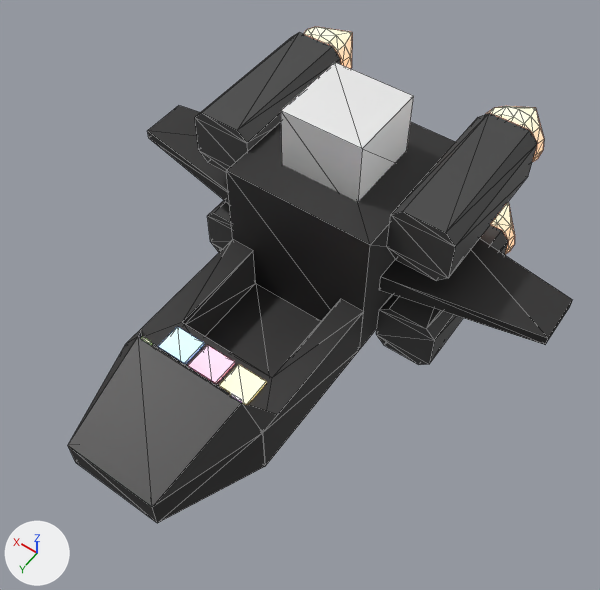
The glTF model dist/models/ship.glb, before and after one commit.
Before and after are seen from a 50 mm camera at (-1.45, 1.99, 3.36) aimed at (-0.11, 0.12, 0.41). Every picture has the same lights, and +X, +Y and +Z are marked at lower left. Mesh edges are drawn as thin lines. Where no turn or scale is listed for an object, it has been applied to the vertices.

Objects in the first picture: 'Cube.004', 'ship', 'ship-button-blue', 'ship-button-pink', 'ship-button-yellow', 'ship-engines', 'ship-glow'.
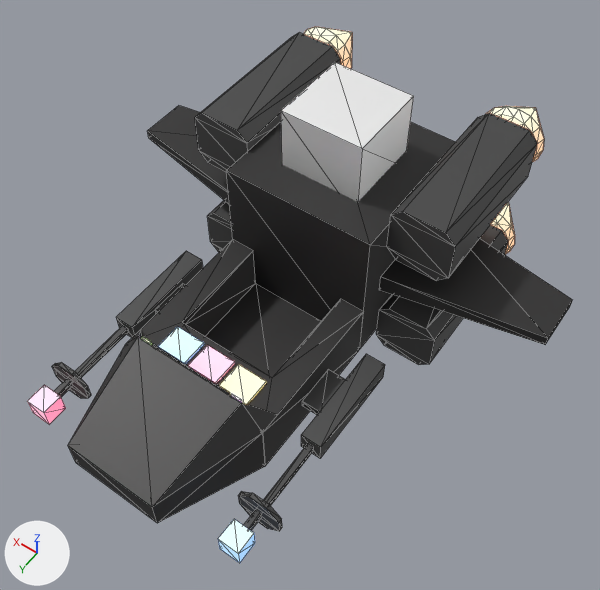
Commit message: Added laser guns

Location of each change, [x1, y1, x2, y2] in pixels of the pictures (600 x 590 px):
'ship-gun.L', added
    after: [238, 354, 385, 531]
'ship-gun.R', added
    after: [52, 251, 203, 399]
'ship-laser.L', added
    after: [218, 519, 255, 563]
'ship-laser.R', added
    after: [27, 385, 66, 424]

The change in detail:
Mesh me_cube_012 is new.
It is a box spanning x -0.05..0.05, y -0.05..0.05, z -0.05..0.05.
It uses material mat_material_008 (white #ffffff).
Mesh me_cube_002 is new.
It is a box spanning x -0.05..0.05, y -0.05..0.05, z -0.05..0.05.
It uses material mat_material_009 (white #ffffff).
Mesh me_cube_035 is new.
It consists of a box spanning x 0.0..0.1, y -0.1..0.1, z -0.02..0.02; an 8-sided cylinder along y spanning x 0.05..0.25, y 0.59..0.61, z -0.1..0.1; a box spanning x 0.1..0.2, y -0.25..0.25, z -0.05..0.05; a box spanning x 0.135..0.165, y 0.25..0.75, z -0.015..0.015.
It uses material mat_material_006 (dark grey #555555).
Mesh me_cube_015 is new.
It consists of a box spanning x -0.1..0.0, y -0.1..0.1, z -0.02..0.02; an 8-sided cylinder along y spanning x -0.25..-0.05, y 0.59..0.61, z -0.1..0.1; a box spanning x -0.2..-0.1, y -0.25..0.25, z -0.05..0.05; a box spanning x -0.165..-0.135, y 0.25..0.75, z -0.015..0.015.
It uses material mat_material_006 (dark grey #555555).
Object 'ship-laser.R' (ob_ship_laser_r) is new; it shows me_cube_012.
Its location is (0.525, 1.125, 0.212).
Object 'ship-laser.L' (ob_ship_laser_l) is new; it shows me_cube_002.
Its location is (-0.525, 1.125, 0.212).
Object 'ship-gun.R' (ob_ship_gun_r) is new; it shows me_cube_035.
Its location is (0.375, 0.375, 0.212).
Object 'ship-gun.L' (ob_ship_gun_l) is new; it shows me_cube_015.
Its location is (-0.375, 0.375, 0.212).
